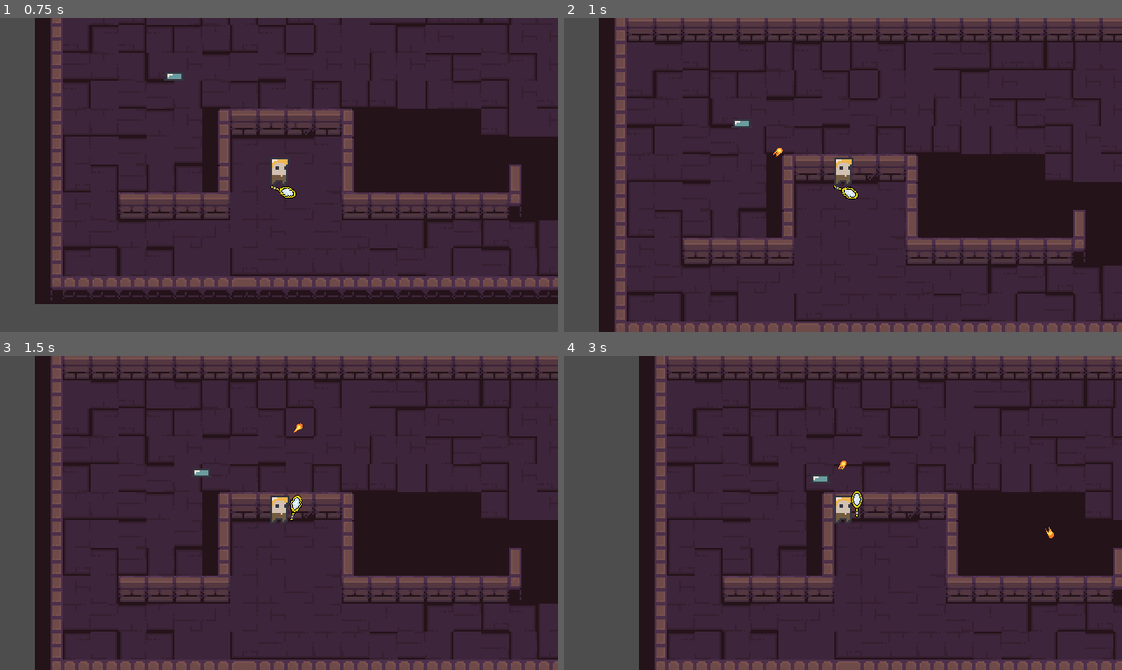
Above: before the commit, frames 1-4 (two rows, left to right).
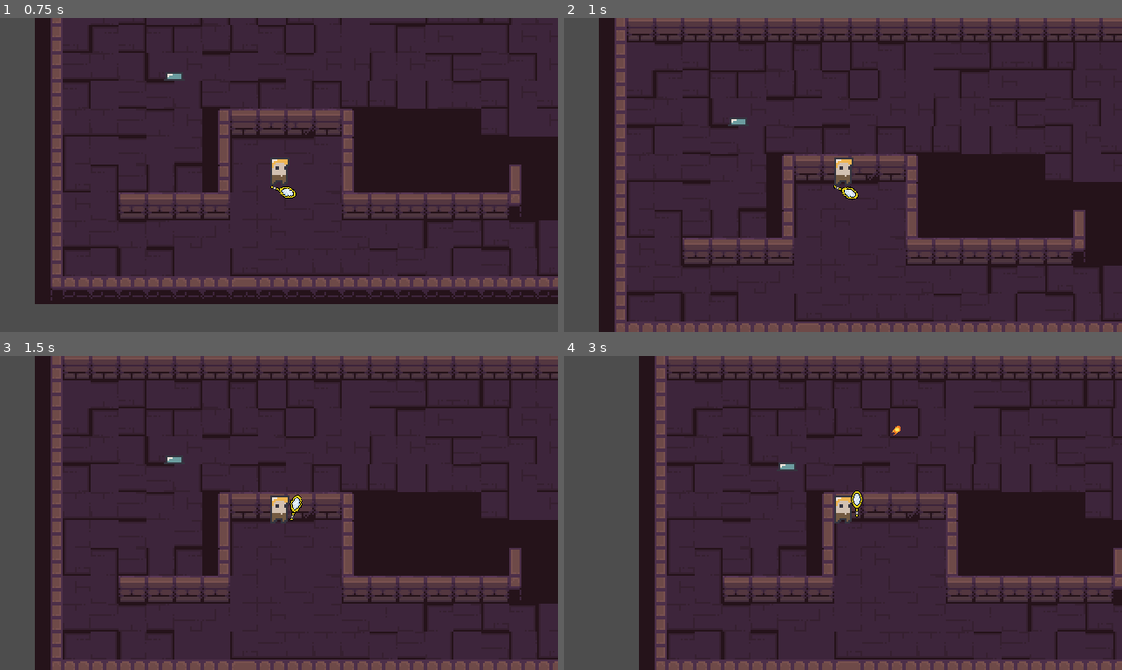
Above: after the commit, the same moments.

Repository: Z3BINI/mirror-attack
Game: Godot game, scene res://scenes/levels/test_level.tscn
Two runs of this game, one before a commit and one after it. Both use one fixed random seed, a clock stepped at 60 frames per second and the inputs below. The project has no main scene, so this scene is started directly.
Inputs (mouse positions are in pixels of both pictures, inside the frame that each line leads up to):
- Up to frame 1 (0.75 s): tap Enter at 0.5 s; move the mouse to (251, 237) at 0.52 s; hold W (move_up) from 0.53 s (still down); tap F (dash) at 0.6 s
- Up to frame 2 (1 s): keep holding W (move_up)
- Up to frame 3 (1.5 s): keep holding W (move_up); move the mouse to (446, 560) at 1.27 s; tap Shift (sprint) at 1.35 s
- Up to frame 4 (3 s): tap Space at 2 s; move the mouse to (675, 465) at 2.02 s; release W (move_up) at 2.03 s; hold A (move_left) from 2.03 s (still down); tap F (dash) at 2.1 s; move the mouse to (870, 513) at 2.77 s; tap Shift (sprint) at 2.85 s

Frame 1 is identical in both runs. In frame 2, less than 0.1% of the frame differs, in the area x 29-40%, y 32-45%; in frame 3, 0.1%; in frame 4, 0.2%, in the area x 38-88%, y 22-59%.

Commit message:
Reduced detection size & tuned pos

Diff:
--- a/scenes/enemies/enemy.tscn
+++ b/scenes/enemies/enemy.tscn
@@ -15,16 +15,17 @@
 height = 10.0
 
 [sub_resource type="CircleShape2D" id="CircleShape2D_2l5yv"]
-radius = 78.0577
+radius = 53.0094
 
 [sub_resource type="RectangleShape2D" id="RectangleShape2D_qor1i"]
-size = Vector2(10, 8)
+size = Vector2(10, 10)
 
 [node name="Enemy" type="CharacterBody2D"]
 collision_layer = 2
 collision_mask = 4
 motion_mode = 1
 script = ExtResource("1_u6h40")
+ENEMY_TYPE = "TYPE1"
 
 [node name="StateMachine" type="Node" parent="." node_paths=PackedStringArray("starting_state")]
 script = ExtResource("1_fw500")
@@ -70,12 +71,10 @@
 debug_color = Color(1, 0.741176, 0.298039, 0.419608)
 
 [node name="HurtBox" parent="." instance=ExtResource("7_drcld")]
-collision_layer = 64
-collision_mask = 128
 MAX_HP = 4.0
 
 [node name="CollisionShape2D" type="CollisionShape2D" parent="HurtBox"]
-position = Vector2(0, -6)
+position = Vector2(0, -5)
 shape = SubResource("RectangleShape2D_qor1i")
 
 [connection signal="body_entered" from="PlayerDetector" to="." method="_on_player_detector_body_entered"]
